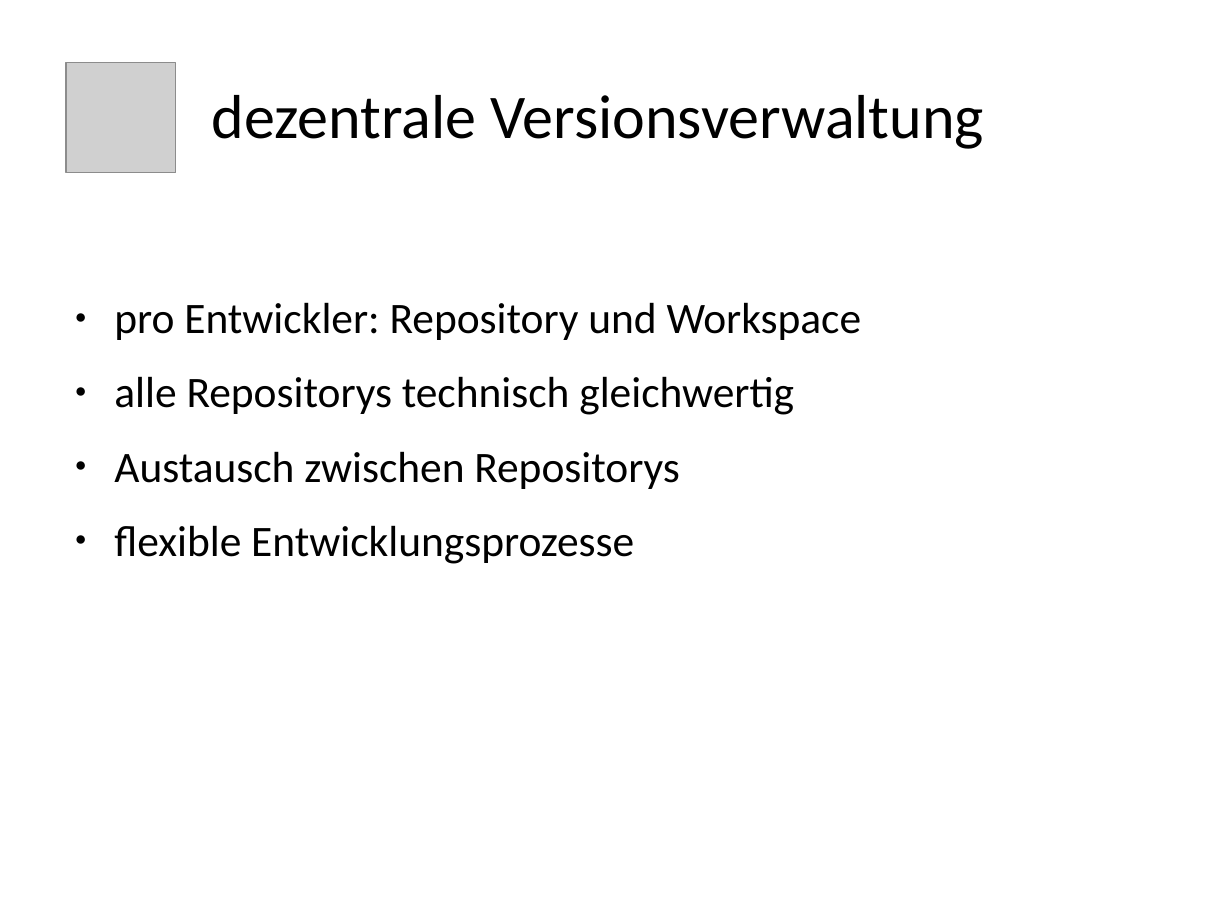
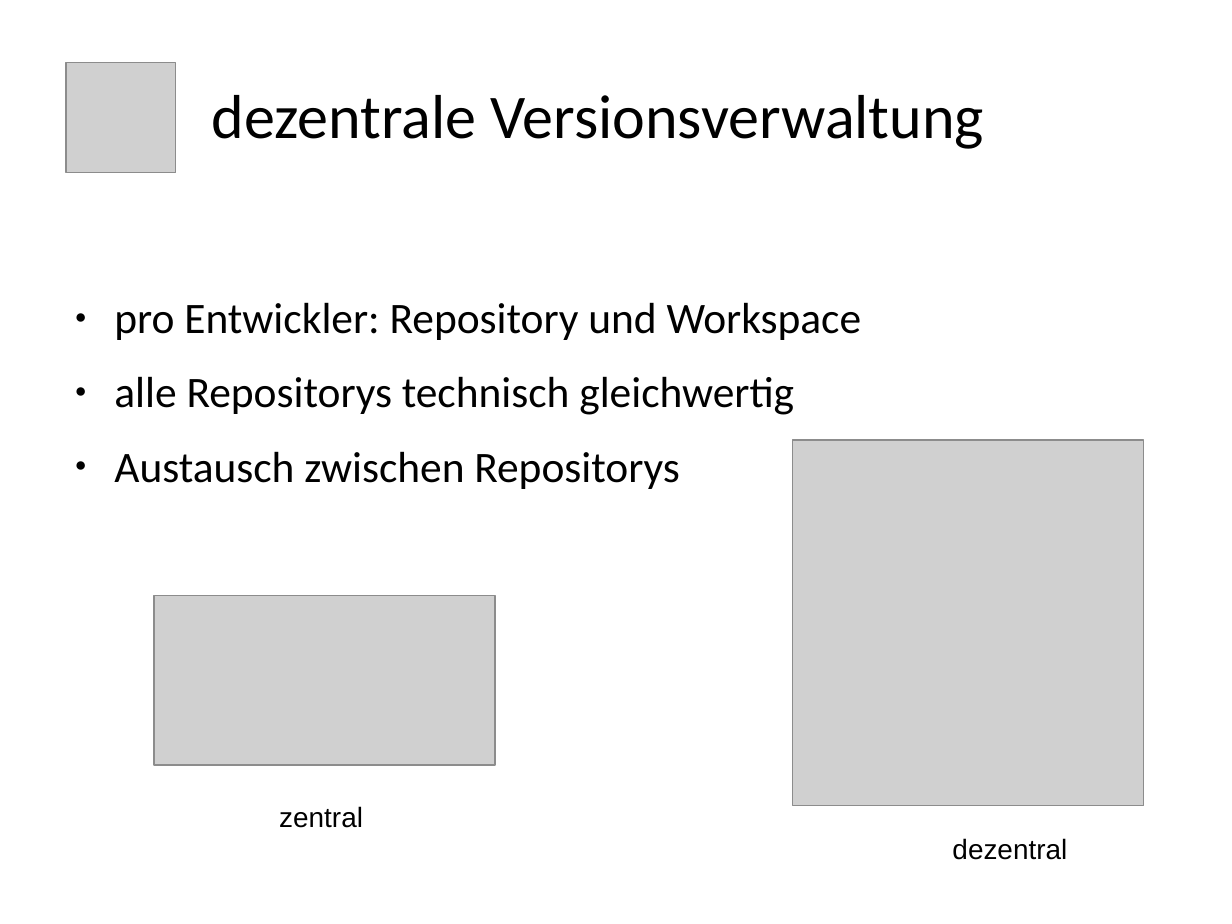
Before and after one commit to ukconet/testrepoB, a slide deck: slide 3 of git.odp. Drawn at 1232x924 pixels with LibreOffice and Linux fonts; fonts in the diff are those of the drawing; grey boxes stand for pictures. Boxes give left, top, right and bottom in pixels: in the first picture for what was removed or moved away, otherwise in the second. Text is boxed around its words. In the diff, an @@ line names an element or a change of style, - is before the commit and + after.

```diff
--- a/git.odp
+++ b/git.odp
@@ picture added at bbox=[793, 440, 1144, 806] @@
@@ text at bbox=[114, 525, 634, 564]: paragraph removed @@
-● flexible Entwicklungsprozesse
@@ picture added at bbox=[154, 596, 495, 766] @@
@@ text added at bbox=[279, 806, 363, 828], 18 pt, text #000000 @@
+zentral
@@ text added at bbox=[952, 838, 1067, 860], 18 pt, text #000000 @@
+dezentral
```
Also in this commit, not shown: 1 other slide changed, 4 other files.
